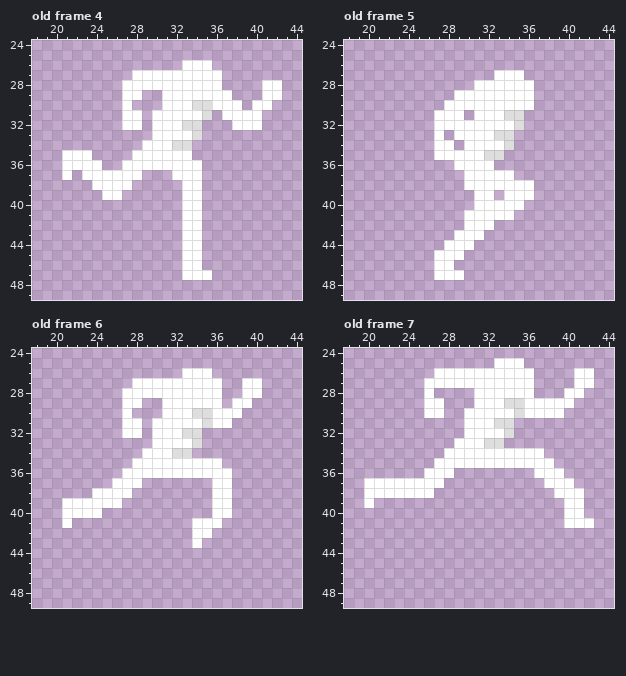
File history of a pixel-art file, Assets/Art/Characters/Player/Run/Player_Run_Right.aseprite. This is how it looked before the edit.
64x64 pixels, 8 frames. Colours within 5 levels of each other are drawn and written as one. Shown: old frame 4: x 18..44, y 24..49; old frame 5: x 18..44, y 24..49; old frame 6: x 18..44, y 24..49; old frame 7: x 18..44, y 24..49. The commit also changed other frames, which this record leaves out.
The same view after the edit:
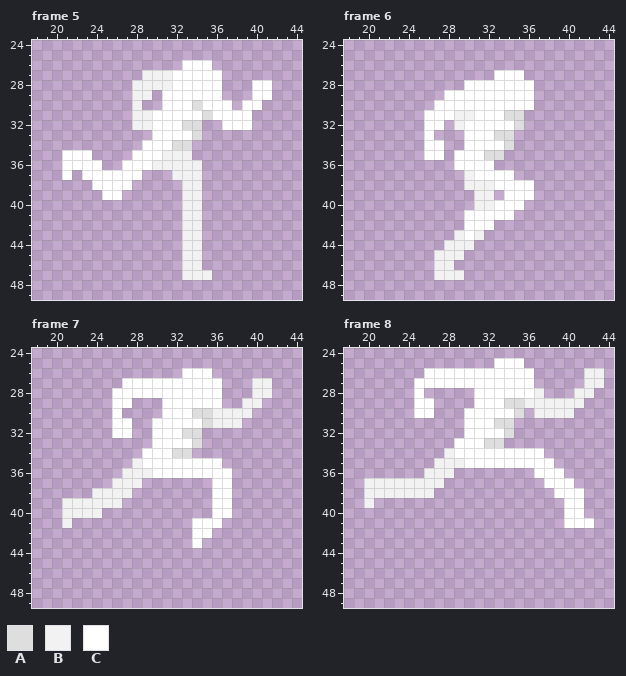
Palette (. is transparent): A #dedede  B #f2f2f2  C #ffffff
A new or re-ordered frame is compared with the old frame closest to it.
Change:
layer "Skin/Left Leg" added
layer "Skin/Left Arm" added
layer "Skin/Chest" added
layer "Skin/Right Arm" added
layer "Body Parts/Left Leg" removed
layer "Body Parts/Left Arm" removed
layer "Body Parts/Chest" removed
layer "Body Parts/Right Arm" removed
frames re-ordered
--- frame 5 against old frame 4
@@ x 18..44 @@
 26 ...............CCC.........
-27 ..........CCCCCCCCC........
-28 .........CCCCCCCCCC....CC..
-29 .........CC..CCCCCCC...CC..
-30 .........C...CCCAACCC.CC...
-31 .........CC.CCCCCA.CCCC....
-32 .........CC.CCCAA...CCC....
+27 ...........BBBCCCCC........
+28 ..........BBBBCCCCC...CC...
+29 ..........BB.CCCCCC...CC...
+30 ..........B..CCCACCC.CC....
+31 ..........BBCCCCCACCCC.....
+32 ..........BBCCCAA..CCC.....
 33 ............CCCCA..........
 34 ...........CCCAA...........
-35 ...CCC....CCCCCC...........
-36 ...CCCC..CCCCCCCC..........
-37 ...C.CCCCCC...CCC..........
-38 ......CCCC.....CC..........
-39 .......CC......CC..........
-40 ...............CC..........
-41 ...............CC..........
-42 ...............CC..........
-43 ...............CC..........
-44 ...............CC..........
-45 ...............CC..........
-46 ...............CC..........
-47 ...............CCC.........
+35 ...CCC....CCCBBB...........
+36 ...CCCC..CCCBBBBB..........
+37 ...C.CCCCCC...BBB..........
+38 ......CCCC.....BB..........
+39 .......CC......BB..........
+40 ...............BB..........
+41 ...............BB..........
+42 ...............BB..........
+43 ...............BB..........
+44 ...............BB..........
+45 ...............BB..........
+46 ...............BB..........
+47 ...............BBB.........
 48 ...........................
--- frame 6 against old frame 5
@@ x 24..34 @@
 27 .........CC
-28 .......CCCC
-29 .....CCCCCC
-30 ....CCCCCCC
-31 ...CCC.CCCA
-32 ...CCCCCCCC
-33 ...C.CCCCAA
-34 ...CC.CCCCA
-35 ...CCCCCAA.
+28 ......CCCCC
+29 ....CCCCCCC
+30 ...CCCCCCCC
+31 ..CCCBBCCCA
+32 ..CC.BCCCCC
+33 ..C...CCCAA
+34 ..CC..CCCCA
+35 ..CC.CCCAA.
 36 .....CCCC..
-37 ......CCCCC
-38 ......CCCCC
-39 .......CC.C
-40 .......CCCC
+37 ......BCCCC
+38 ......BBBCC
+39 .......BB.C
+40 .......BBCC
 41 ......CCCCC
 42 ......CCC..
-43 .....CCC...
-44 ....CCC....
-45 ...CCC.....
-46 ...CC......
-47 ...CCC.....
+43 .....BCB...
+44 ....BBB....
+45 ...BBB.....
+46 ...BB......
+47 ...BBB.....
 48 ...........
--- frame 7 against old frame 6
@@ x 18..44 @@
 26 ...............CCC.........
-27 ..........CCCCCCCCC..CC....
-28 .........CCCCCCCCCC..CC....
-29 .........CC..CCCCCC.CC.....
-30 .........C...CCCAACCC......
-31 .........CC.CCCCCACC.......
-32 .........CC.CCCAA..........
+27 .........CCCCCCCCCC...BB...
+28 ........CCCCCCCCCCC...BB...
+29 ........CC...CCCCCC..BB....
+30 ........C....CCCAABBBB.....
+31 ........CC..CCCCCABBB......
+32 ........CC..CCCAA..........
 33 ............CCCCA..........
 34 ...........CCCAA...........
-35 ..........CCCCCCCCC........
-36 .........CCCCCCCCCCC.......
-37 ........CCC.......CC.......
-38 ......CCCC........CC.......
-39 ...CCCCCC.........CC.......
-40 ...CCCC...........CC.......
-41 ...C............CCC........
+35 ..........BCCCCCCCC........
+36 .........BBBCCCCCCCC.......
+37 ........BBB.......CC.......
+38 ......BBBB........CC.......
+39 ...BBBBBB.........CC.......
+40 ...BBBB...........CC.......
+41 ...B............CCC........
 42 ................CC.........
--- frame 8 against old frame 7
@@ x 18..44 @@
 25 ...............CCC.........
-26 .........CCCCCCCCCC....CC..
-27 ........CCCCCCCCCCC....CC..
-28 ........C....CCCCCC...CC...
-29 ........CC...CCCAACCCCC....
-30 ........CC..CCCCCACCCC.....
+26 ........CCCCCCCCCCC.....BB.
+27 .......CCCCCCCCCCCC.....BB.
+28 .......C.....CCCCCCB...BB..
+29 .......CC....CCCAABBBBBB...
+30 .......CC...CCCCCA.BBBB....
 31 ............CCCAA..........
@@ x 18..31 @@
 33 ...........CCC
-34 ..........CCCC
-35 .........CCCCC
-36 ........CCC...
-37 ..CCCCCCCC....
-38 ..CCCCCCC.....
-39 ..C...........
+34 ..........BCCC
+35 .........BBBCC
+36 ........BBB...
+37 ..BBBBBBBB....
+38 ..BBBBBBB.....
+39 ..B...........
 40 ..............
Where, in picture pixels (left, top, right, bottom), the same in both pictures:
changed: (122, 70, 282, 280)
changed: (424, 80, 494, 280)
changed: (62, 378, 152, 528)
changed: (212, 378, 272, 428)
changed: (364, 368, 464, 508)
changed: (524, 368, 604, 418)
